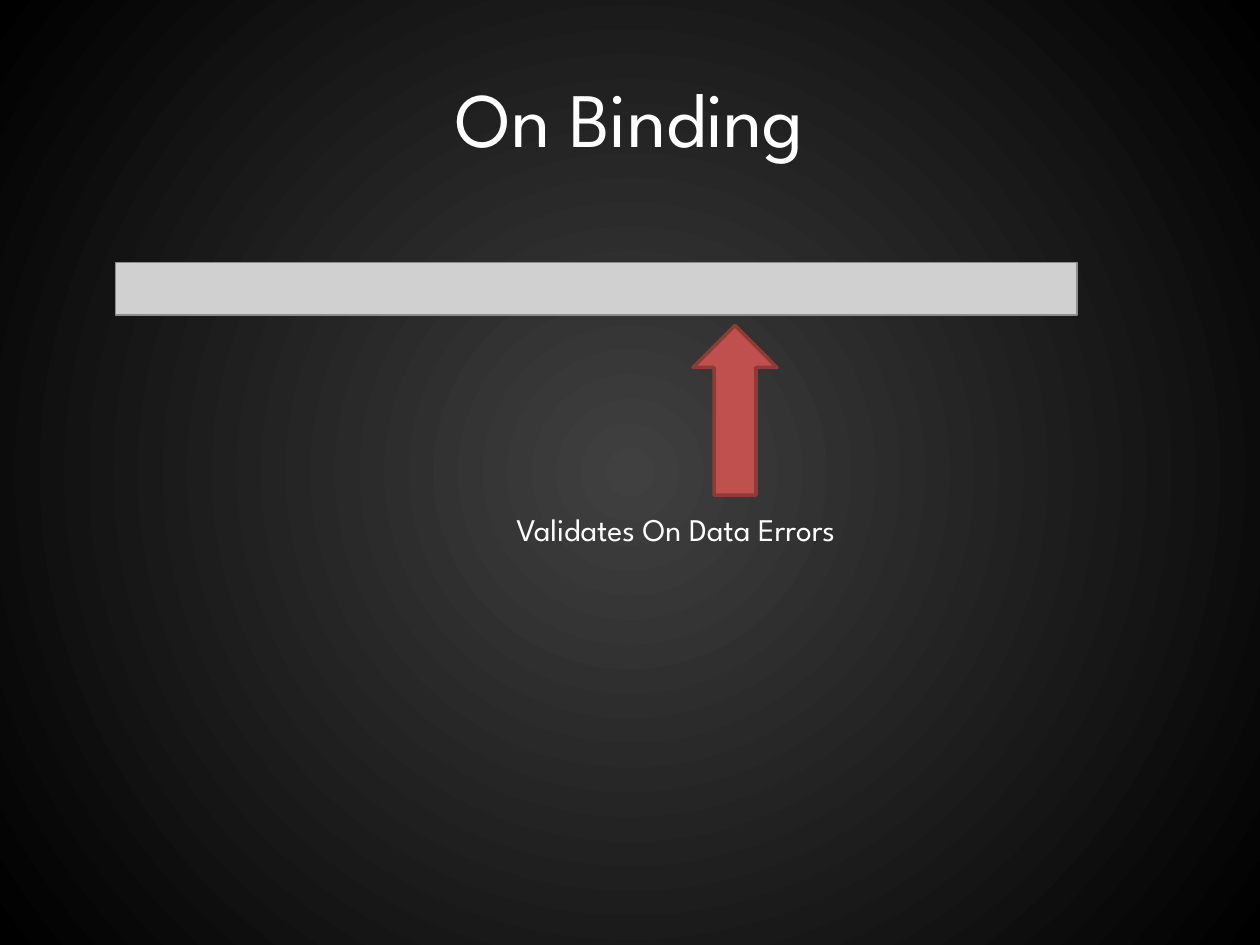
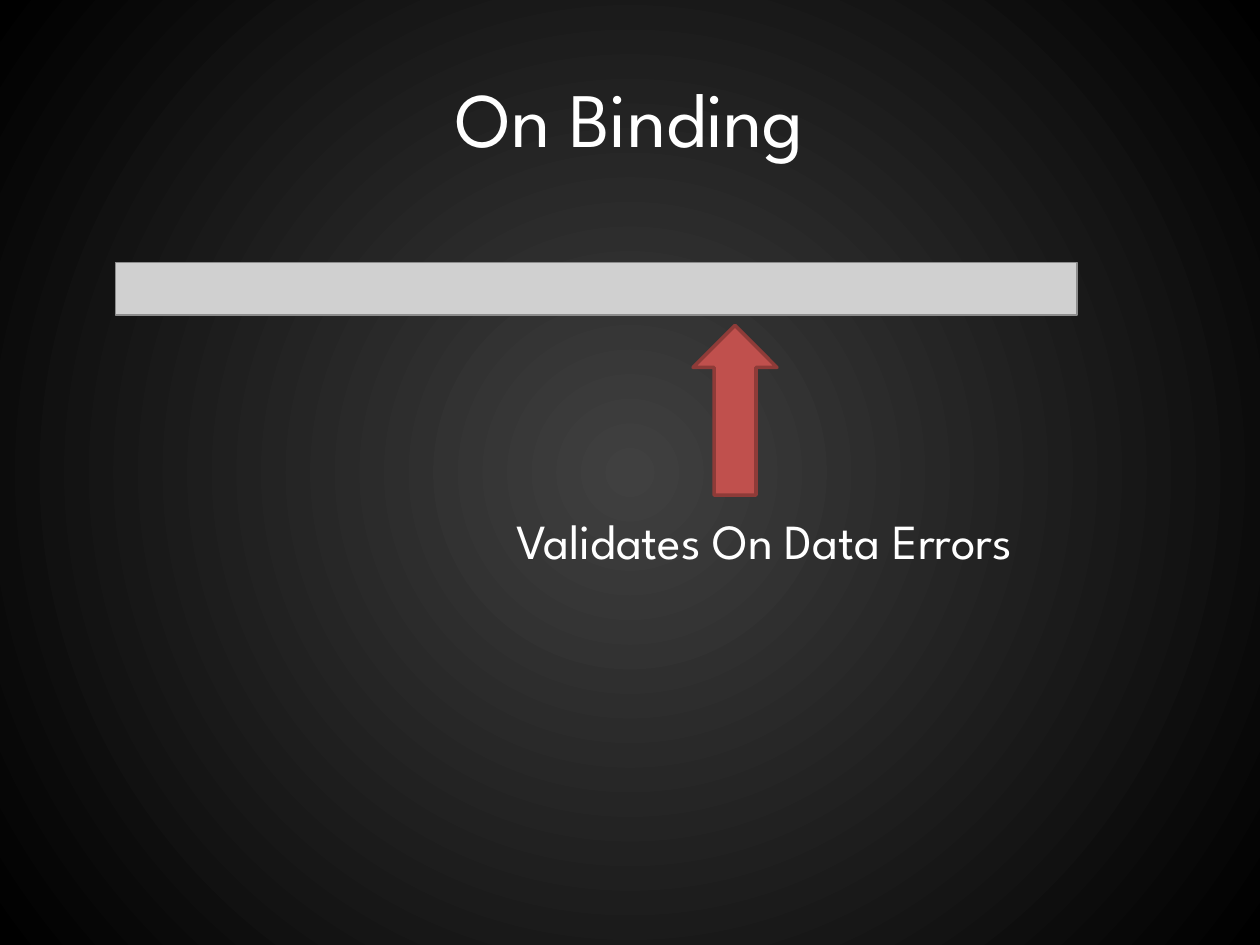
Before and after one commit to RookieOne/WPF-Input-Validation, a slide deck: slide 30 of WPF Validation.pptx. Drawn at 1260x945 pixels with LibreOffice and Linux fonts; fonts in the diff are those of the drawing; grey boxes stand for pictures. Boxes give left, top, right and bottom in pixels: in the first picture for what was removed or moved away, otherwise in the second. Text is boxed around its words. In the diff, an @@ line names an element or a change of style, - is before the commit and + after.

```diff
--- a/WPF Validation.pptx
+++ b/WPF Validation.pptx
@@ text "Validates On Data Errors" at <box>516,525,1011,560</box>: size 18 to 28 pt @@
```
Also in this commit, not shown: 11 other slides changed, 4 slides added.
